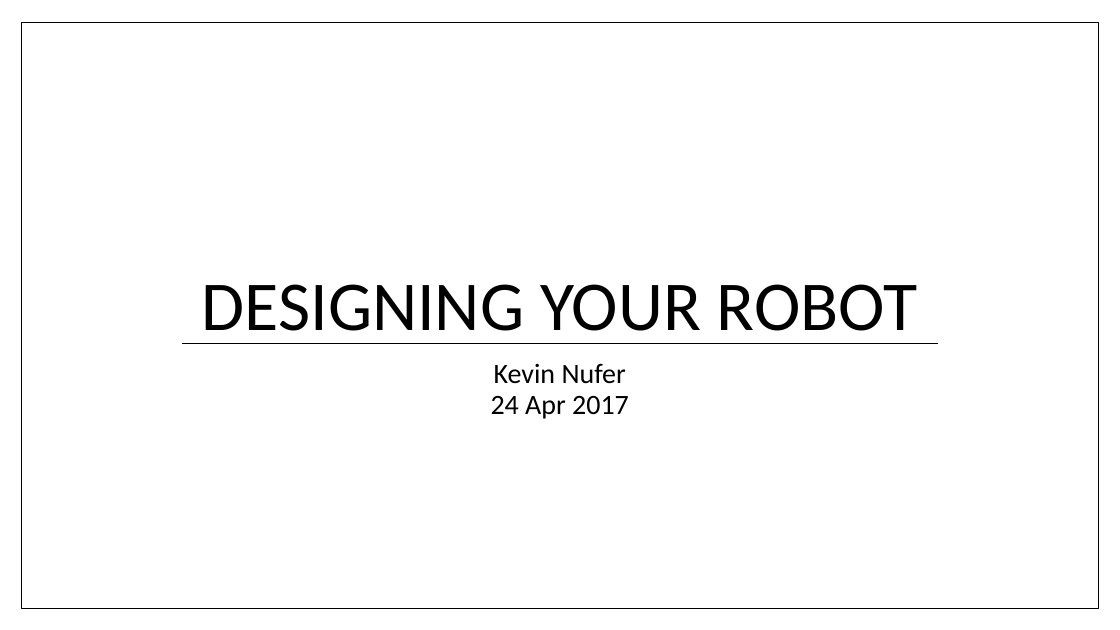
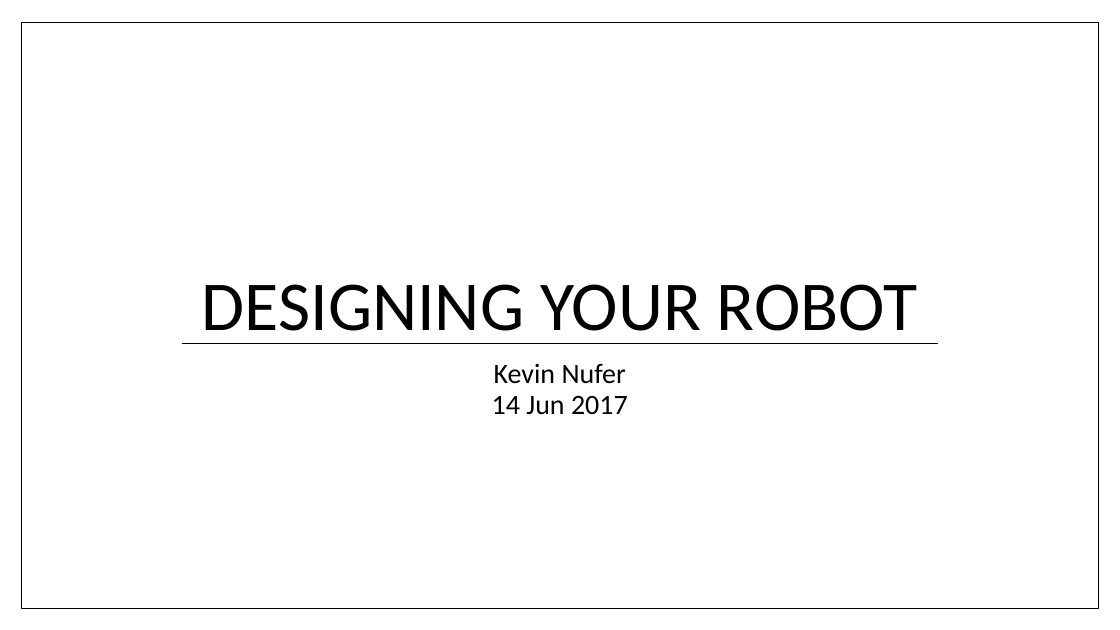
Before and after one commit to urucoug/Elegoo-Robot-Car, a slide deck: slide 1 of Notes for scouts_2017 06 12.pptx. Drawn at 1120x630 pixels with LibreOffice and Linux fonts; fonts in the diff are those of the drawing. Boxes give left, top, right and bottom in pixels: in the first picture for what was removed or moved away, otherwise in the second. Text is boxed around its words. In the diff, an @@ line names an element or a change of style, - is before the commit and + after.

```diff
--- a/Notes for scouts_2017 06 12.pptx
+++ b/Notes for scouts_2017 06 12.pptx
@@ subtitle at bbox=[492, 396, 628, 415]: text changed @@
-24 Apr 2017
+14 Jun 2017
```
Also in this commit, not shown: 4 other slides changed, 3 slides added, 1 slide removed, 5 other files.
